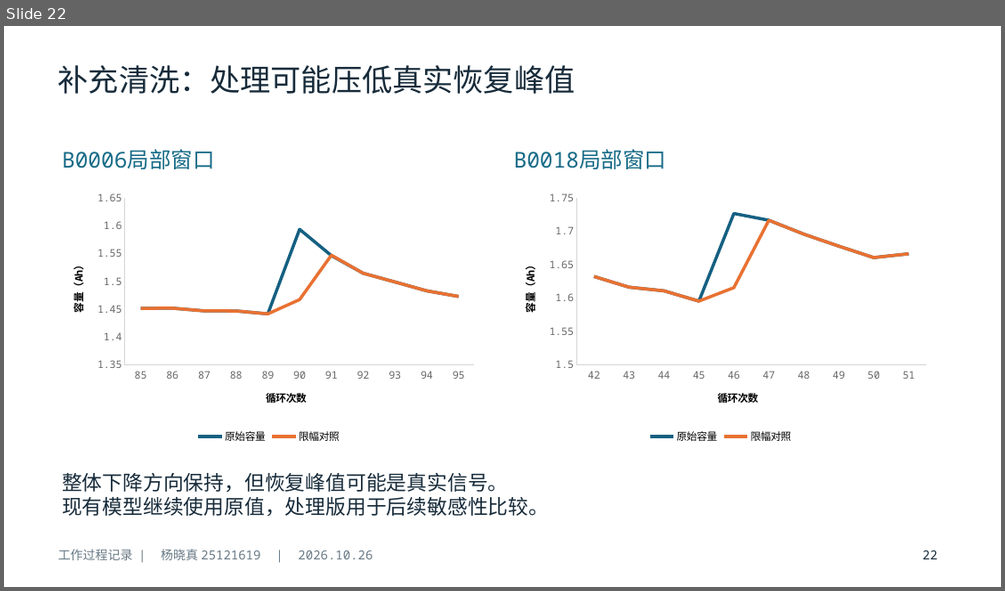
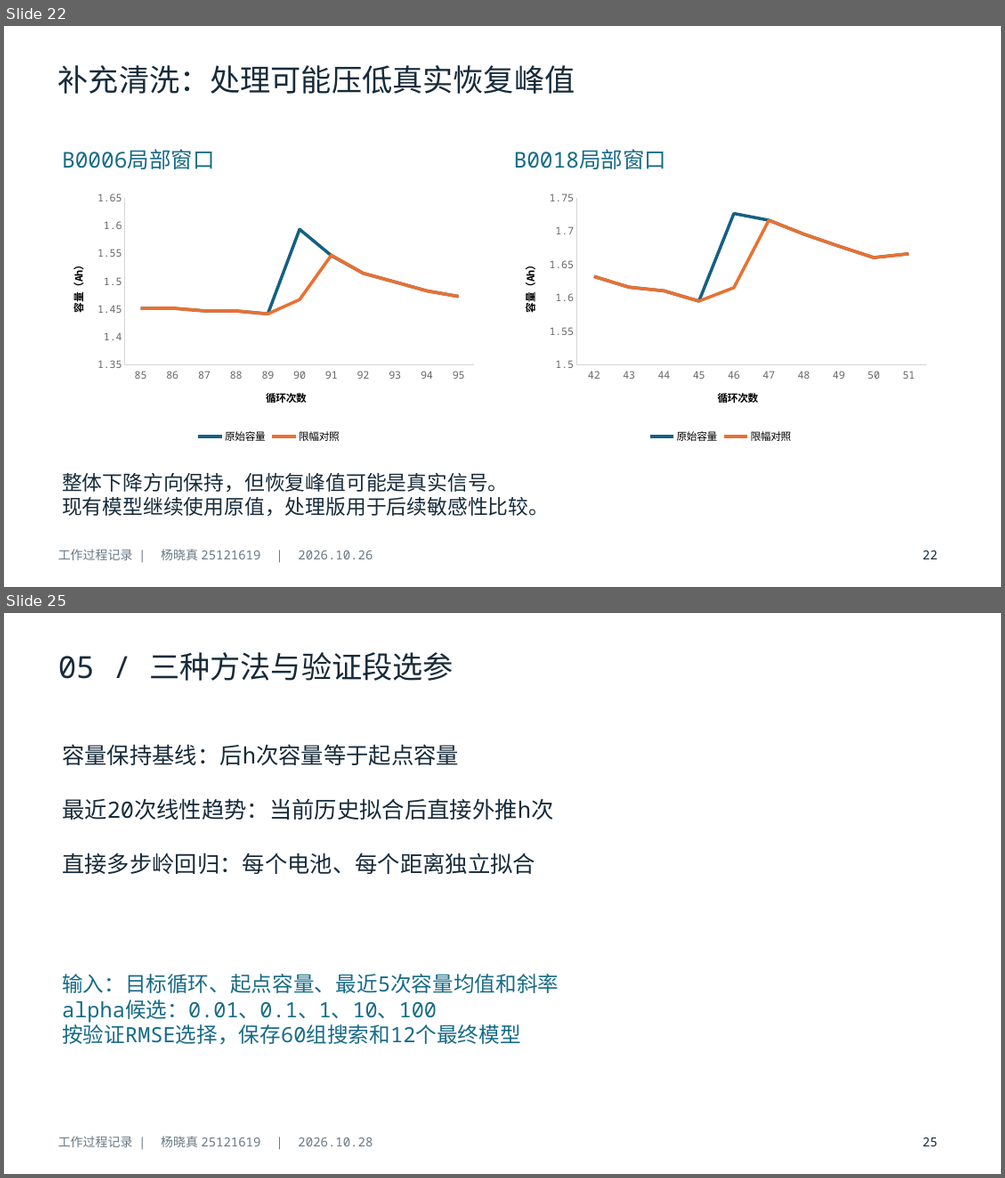
Before and after one commit to yxz666-Y/python-midterm-pre, a slide deck: deliverables/题目三_工作过程.pptx. Shown one above the other, each under a label of ours: slide 22 before the commit, slides 22 and 25 after it; the slides between them are not shown. The pictures are 1005x591 and 1005x1178 pixels, drawn with LibreOffice and Linux fonts; fonts in the diff are those of the drawing. Boxes give left, top, right and bottom in pixels: in the first picture for what was removed or moved away, otherwise in the second. Text is boxed around its words. In the diff, an @@ line names an element or a change of style, - is before the commit and + after.

Commit message:
docs: 过程PPT补充组员评估与多步建模至27页

```diff
--- a/deliverables/题目三_工作过程.pptx
+++ b/deliverables/题目三_工作过程.pptx
@@ slide 25 added at [4,613,1001,1174], background #FFFFFF @@
@@ text added at [58,652,453,681], 29.2 pt, text #172B3A @@
+05 / 三种方法与验证段选参
@@ text added at [62,744,553,874], 21.8 pt, text #172B3A @@
+容量保持基线：后h次容量等于起点容量
+最近20次线性趋势：当前历史拟合后直接外推h次
+直接多步岭回归：每个电池、每个距离独立拟合
@@ text added at [62,973,558,1045], 20.2 pt, text #176B87 @@
+输入：目标循环、起点容量、最近5次容量均值和斜率
+alpha候选：0.01、0.1、1、10、100
+按验证RMSE选择，保存60组搜索和12个最终模型
@@ text added at [58,1135,372,1147], 12 pt, text #687985 @@
+工作过程记录 | 杨晓真 25121619 | 2026.10.28
@@ text added at [922,1137,938,1146], 12 pt, text #172B3A @@
+25
```
Also in this commit, not shown: 4 slides changed, 4 other slides added, 3 other files.
